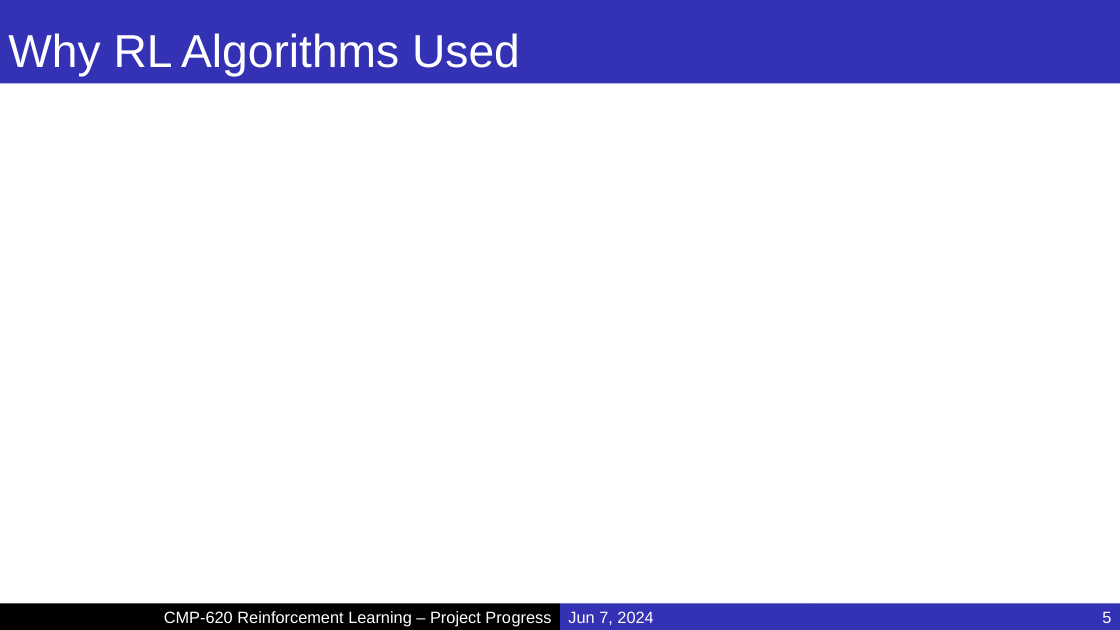
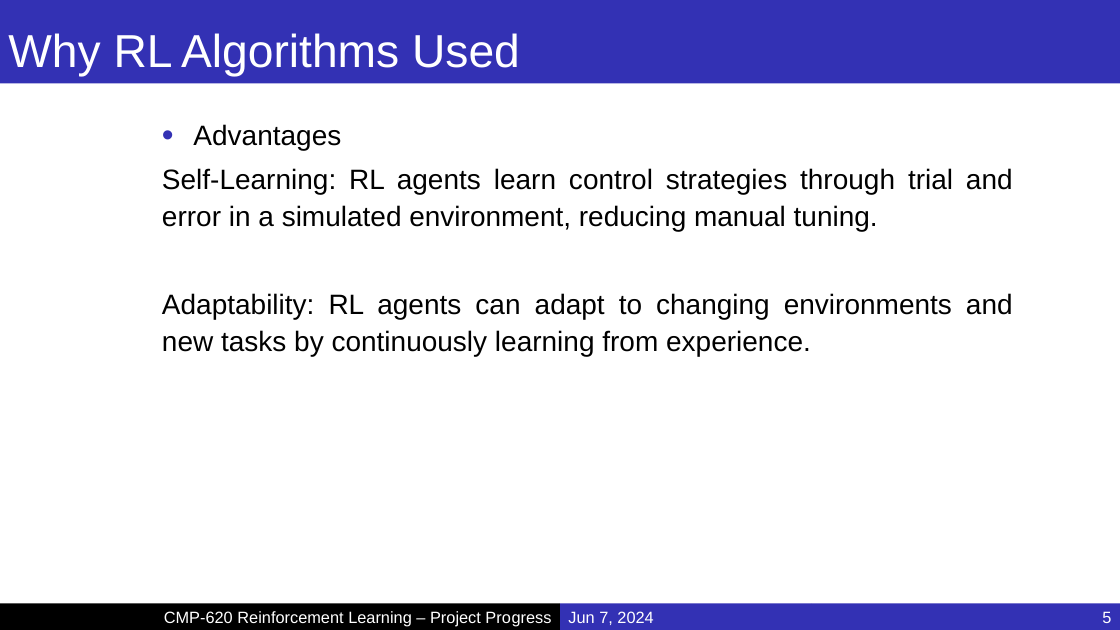
Before and after one commit to MucahidRidvanKaplan/ParrotQuadcopterRL, a slide deck: slide 5 of Presentations/Project_Final.pptx. Drawn at 1120x630 pixels with LibreOffice and Linux fonts; fonts in the diff are those of the drawing; background and template pictures are left out. Boxes give left, top, right and bottom in pixels: in the first picture for what was removed or moved away, otherwise in the second. Text is boxed around its words. In the diff, an @@ line names an element or a change of style, - is before the commit and + after.

```diff
--- a/Presentations/Project_Final.pptx
+++ b/Presentations/Project_Final.pptx
@@ text added at box(162, 124, 1013, 356), 24 pt, text #000000 @@
+  • Advantages
+  Self-Learning: RL agents learn control strategies through trial and error in a simulated environment, reducing manual tuning.
+  Adaptability: RL agents can adapt to changing environments and new tasks by continuously learning from experience.
```
Also in this commit, not shown: 4 other slides changed.
